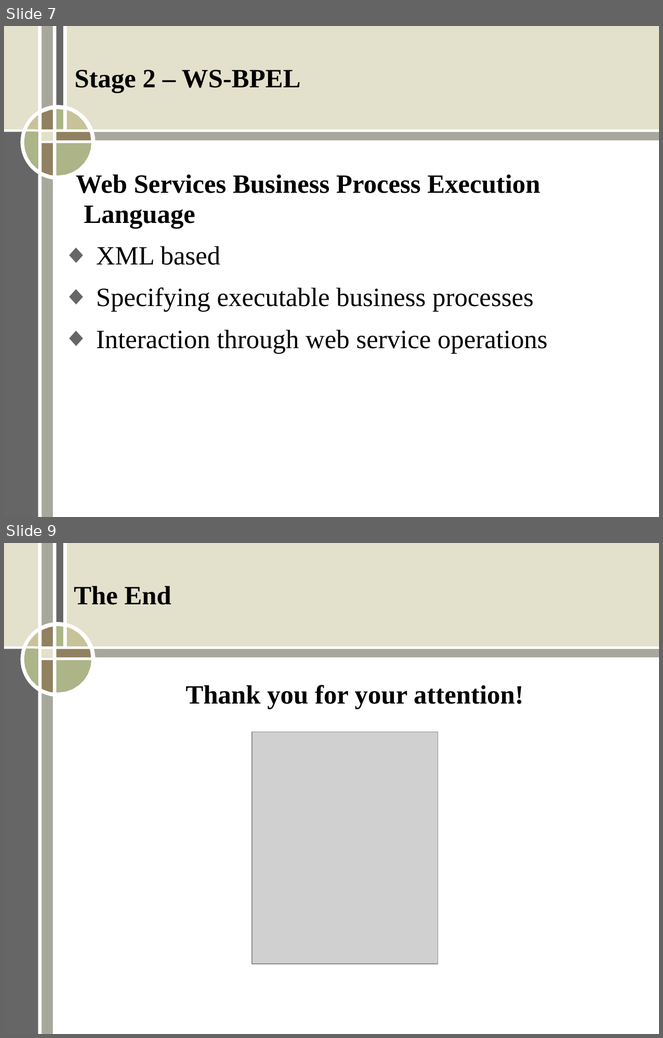
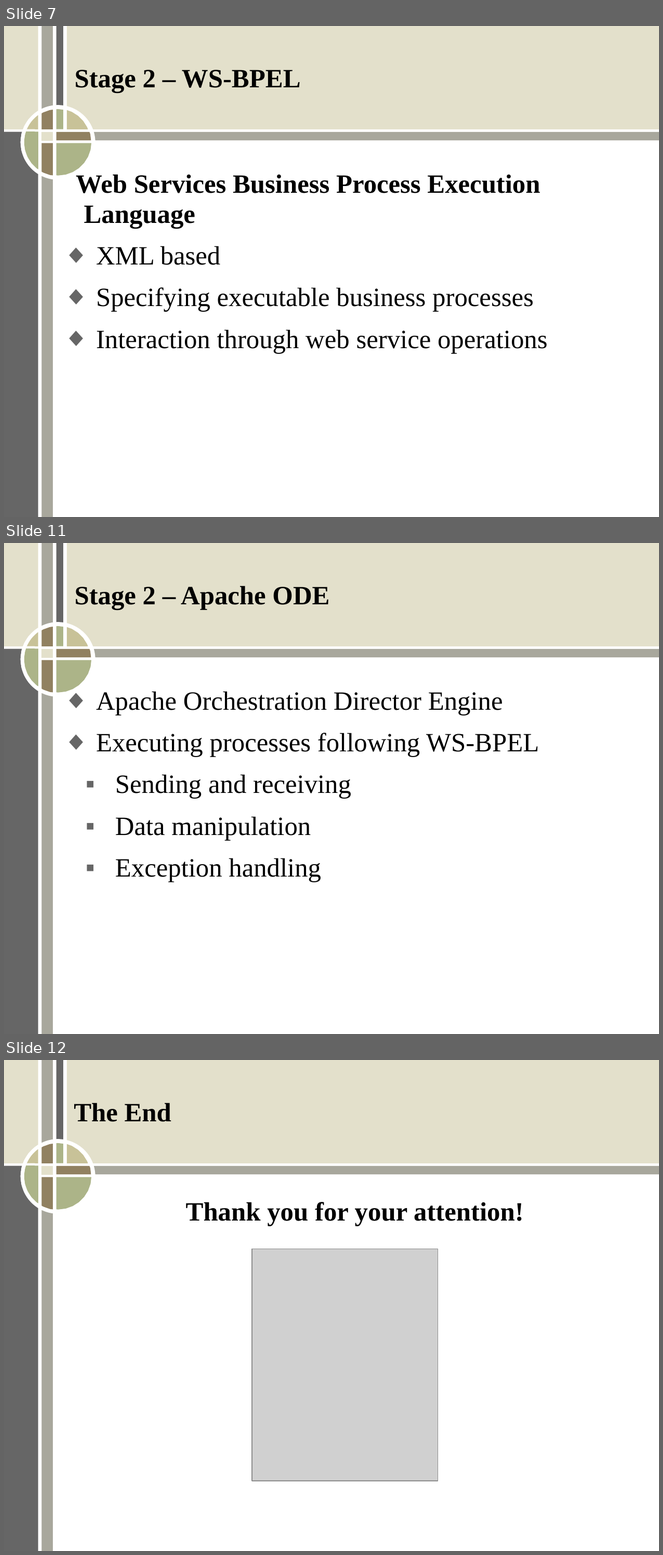
Before and after one commit to ERit/aic_group2_topic1, a slide deck: Stage2.ppt. Shown one above the other, each under a label of ours: slides 7 and 9 before the commit, slides 7, 11 and 12 after it; the slides between them are not shown. The pictures are 663x1038 and 663x1555 pixels, drawn with LibreOffice and Linux fonts; fonts in the diff are those of the drawing; grey boxes stand for pictures. Boxes give left, top, right and bottom in pixels: in the first picture for what was removed or moved away, otherwise in the second. Text is boxed around its words. In the diff, an @@ line names an element or a change of style, - is before the commit and + after.

```diff
--- a/Stage2.ppt
+++ b/Stage2.ppt
@@ slide 11 added at (x1=4, y1=543, x2=659, y2=1034), background #FFFFFF; not listed: 17 template elements that a slide beside it also shows @@
@@ text added at (x1=75, y1=586, x2=330, y2=610), 32 pt, text #000000, bold @@
+Stage 2 – Apache ODE
@@ text added at (x1=96, y1=691, x2=539, y2=882), 32 pt, text #000000 @@
+◆ Apache Orchestration Director Engine
+◆ Executing processes following WS-BPEL
+  ▪ Sending and receiving
+  ▪ Data manipulation
+  ▪ Exception handling
@@ what was slide 9 is now slide 12 @@
```
Also in this commit, not shown: 1 slide changed, 2 other slides added, 1 other file.
